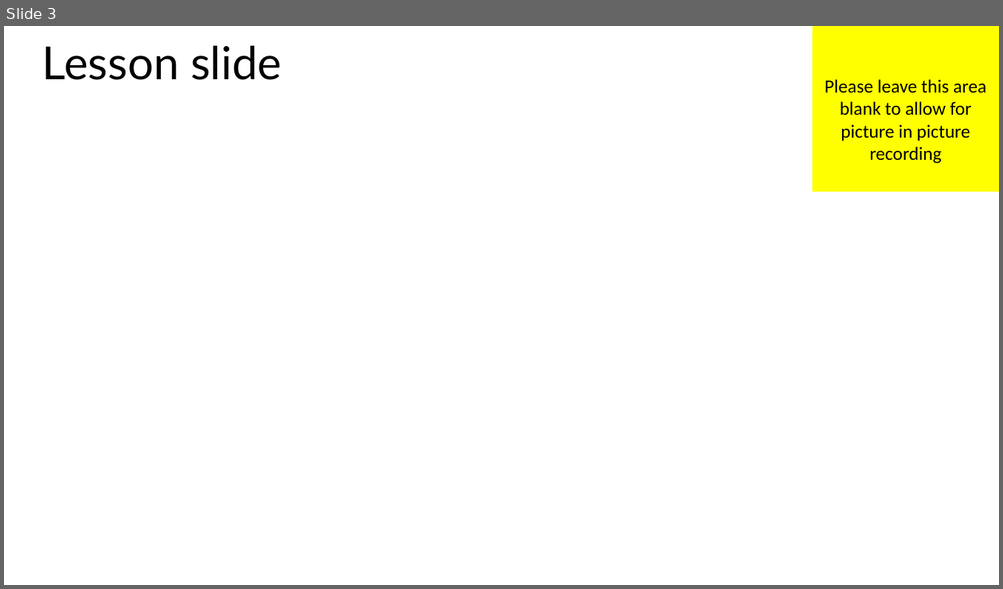
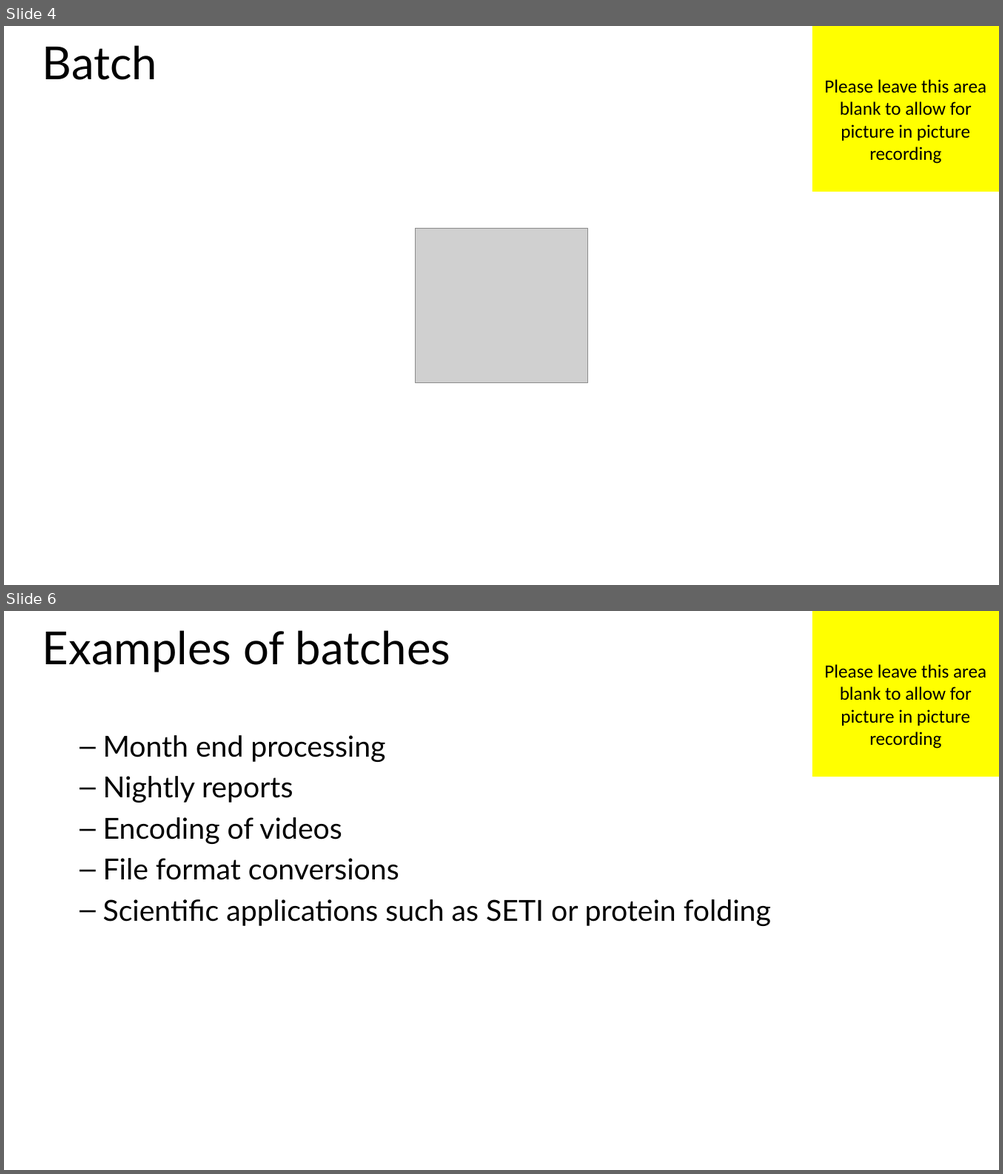
Before and after one commit to MisterJames/AzureImageProcessing, a slide deck: Presentation Materials/MVA-ApplicationsOnAzure-04.pptx. Shown one above the other, each under a label of ours: slide 3 before the commit, slides 4 and 6 after it; the slides between them are not shown. The pictures are 1003x589 and 1003x1174 pixels, drawn with LibreOffice and Linux fonts; fonts in the diff are those of the drawing; grey boxes stand for pictures. Boxes give left, top, right and bottom in pixels: in the first picture for what was removed or moved away, otherwise in the second. Text is boxed around its words. In the diff, an @@ line names an element or a change of style, - is before the commit and + after.

```diff
--- a/Presentation Materials/MVA-ApplicationsOnAzure-04.pptx
+++ b/Presentation Materials/MVA-ApplicationsOnAzure-04.pptx
@@ slide 6 added at <box>4,611,999,1170</box>, background #FFFFFF @@
@@ title added at <box>42,630,451,672</box>, 44 pt, text #000000 @@
+Examples of batches
@@ rectangle added at <box>812,611,999,777</box>, fill #FFFF00, 18 pt, text #000000 @@
+Please leave this area blank to allow for picture in picture recording
@@ text added at <box>103,735,771,926</box>, 28 pt, text #000000 @@
+  – Month end processing
+  – Nightly reports
+  – Encoding of videos
+  – File format conversions
+  – Scientific applications such as SETI or protein folding
@@ what was slide 3 is now slide 4 @@
@@ slide 4 changed as well @@
@@ title at <box>42,45,157,80</box>: text changed @@
-Lesson slide
+Batch
@@ picture added at <box>415,228,586,383</box> @@
```
Also in this commit, not shown: 1 other slide changed, 14 other slides added, 1 slide removed, 33 other files.
